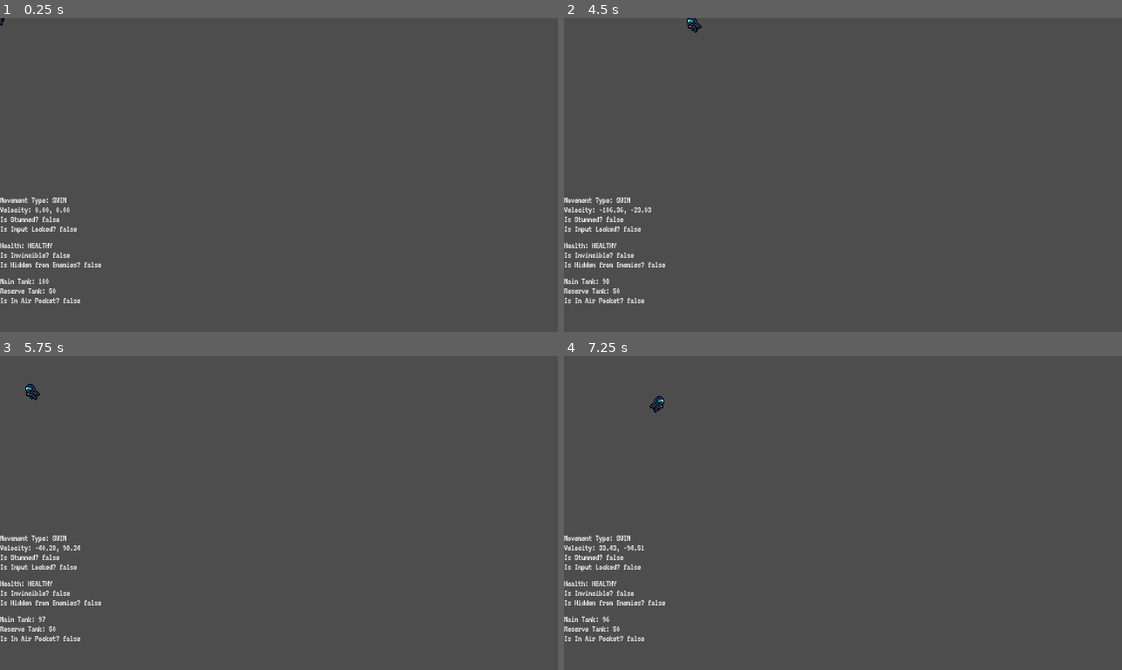
Above: before the commit, frames 1-4 (two rows, left to right).
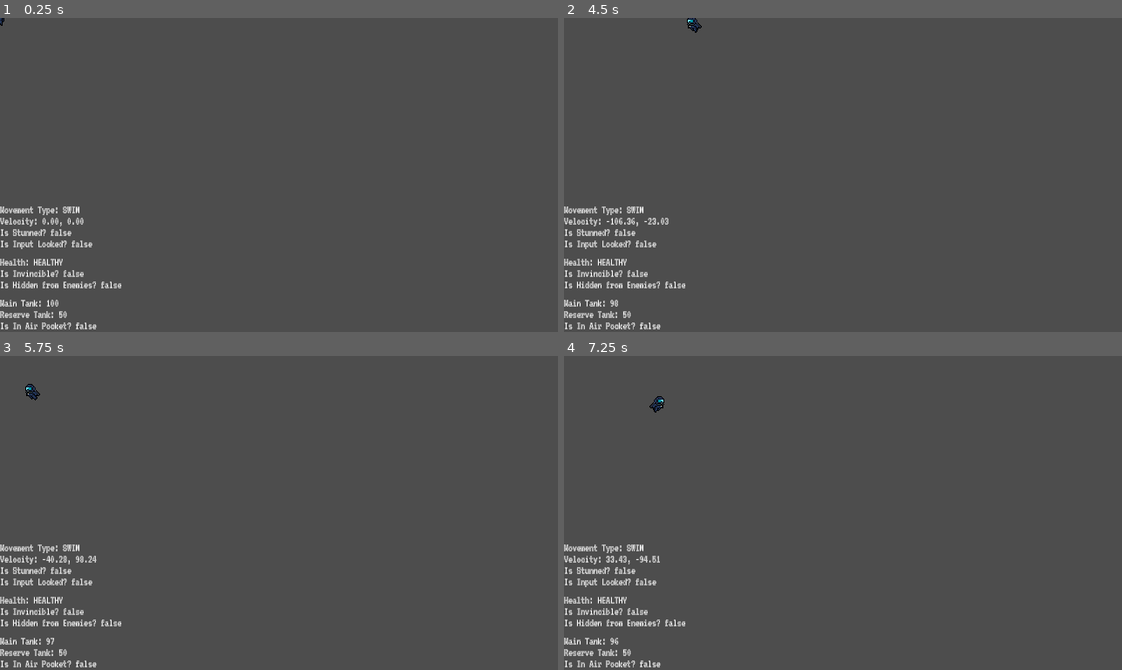
Above: after the commit, the same moments.

Repository: Absolute-Cinema-GameDev/callisto-game
Game: Godot game, scene res://scenes/entities/player/player.tscn
Same seed, same stepped clock (60 frames per second), same inputs: the game is played once before the commit and once after it. This scene is started directly instead of the project's main scene.
Inputs:
- Up to frame 1 (0.25 s): no input
- Up to frame 2 (4.5 s): tap Enter at 0.5 s; hold D (move_right) 0.53-1.28 s; hold Space (interact) 0.53-1.28 s; hold S (move_down) 1.28-2.03 s; tap Space (interact) at 1.35, 2.85, 4.35 s; hold D (move_right) 2.03-2.78 s; hold Space (interact) 2.03-2.78 s; hold W (move_up) 2.78-3.53 s; hold Space (interact) 3.53-4.28 s; hold A (move_left) from 3.53 s (still down)
- Up to frame 3 (5.75 s): release A (move_left) at 5.03 s; hold S (move_down) from 5.03 s (still down); hold Space (interact) from 5.03 s (still down)
- Up to frame 4 (7.25 s): release S (move_down) at 5.78 s; release Space (interact) at 5.78 s; hold D (move_right) 5.78-6.53 s; tap Space (interact) at 5.85 s; hold W (move_up) from 6.53 s (still down); hold Space (interact) from 6.53 s (still down)

The runs differ from the first frame. In frame 1, 2.5% of the frame differs, in the area x 0-22%, y 56-100%; in frame 2, 2.6%; in frame 3, 2.5%; in frame 4, 2.6%.

Commit message:
feat: adjust player debug hud to new font

Diff:
--- a/scenes/entities/player/player.tscn
+++ b/scenes/entities/player/player.tscn
@@ -227,8 +227,8 @@
 
 [node name="Container" type="VBoxContainer" parent="DebugHUD/HUDBase"]
 layout_mode = 0
-offset_top = -156.0
-offset_right = 151.0
+offset_top = -146.0
+offset_right = 140.0
 theme_override_constants/separation = 8
 
 [node name="MovementGroup" type="VBoxContainer" parent="DebugHUD/HUDBase/Container"]
@@ -237,22 +237,22 @@
 
 [node name="MovementType" type="Label" parent="DebugHUD/HUDBase/Container/MovementGroup"]
 layout_mode = 2
-theme_override_font_sizes/font_size = 10
+theme_override_font_sizes/font_size = 12
 text = "Movement Type: SWIM"
 
 [node name="Velocity" type="Label" parent="DebugHUD/HUDBase/Container/MovementGroup"]
 layout_mode = 2
-theme_override_font_sizes/font_size = 10
+theme_override_font_sizes/font_size = 12
 text = "Velocity: 0, 0"
 
 [node name="Stunned" type="Label" parent="DebugHUD/HUDBase/Container/MovementGroup"]
 layout_mode = 2
-theme_override_font_sizes/font_size = 10
+theme_override_font_sizes/font_size = 12
 text = "Is Stunned? FALSE"
 
 [node name="InputLock" type="Label" parent="DebugHUD/HUDBase/Container/MovementGroup"]
 layout_mode = 2
-theme_override_font_sizes/font_size = 10
+theme_override_font_sizes/font_size = 12
 text = "Is Input Locked? FALSE"
 
 [node name="HealthGroup" type="VBoxContainer" parent="DebugHUD/HUDBase/Container"]
@@ -261,17 +261,17 @@
 
 [node name="Health" type="Label" parent="DebugHUD/HUDBase/Container/HealthGroup"]
 layout_mode = 2
-theme_override_font_sizes/font_size = 10
+theme_override_font_sizes/font_size = 12
 text = "Health: HEALTHY"
 
 [node name="Invincible" type="Label" parent="DebugHUD/HUDBase/Container/HealthGroup"]
 layout_mode = 2
-theme_override_font_sizes/font_size = 10
+theme_override_font_sizes/font_size = 12
 text = "Is Invincible? FALSE"
 
 [node name="Hidden" type="Label" parent="DebugHUD/HUDBase/Container/HealthGroup"]
 layout_mode = 2
-theme_override_font_sizes/font_size = 10
+theme_override_font_sizes/font_size = 12
 text = "Is Hidden from Enemies? FALSE"
 
 [node name="OxygenGroup" type="VBoxContainer" parent="DebugHUD/HUDBase/Container"]
@@ -280,17 +280,17 @@
 
 [node name="MainTank" type="Label" parent="DebugHUD/HUDBase/Container/OxygenGroup"]
 layout_mode = 2
-theme_override_font_sizes/font_size = 10
+theme_override_font_sizes/font_size = 12
 text = "Main Tank: 0"
 
 [node name="ReserveTank" type="Label" parent="DebugHUD/HUDBase/Container/OxygenGroup"]
 layout_mode = 2
-theme_override_font_sizes/font_size = 10
+theme_override_font_sizes/font_size = 12
 text = "Reserve Tank: 0"
 
 [node name="AirPocket" type="Label" parent="DebugHUD/HUDBase/Container/OxygenGroup"]
 layout_mode = 2
-theme_override_font_sizes/font_size = 10
+theme_override_font_sizes/font_size = 12
 text = "Is In Air Pocket? FALSE"
 
 [connection signal="health_changed" from="." to="." method="_on_health_changed"]
